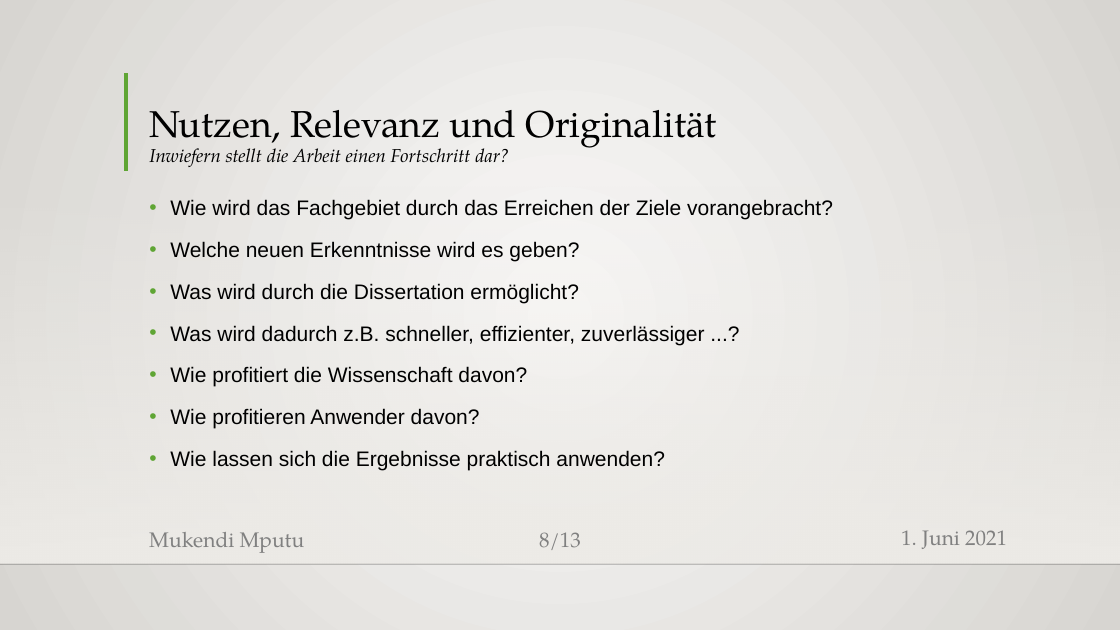
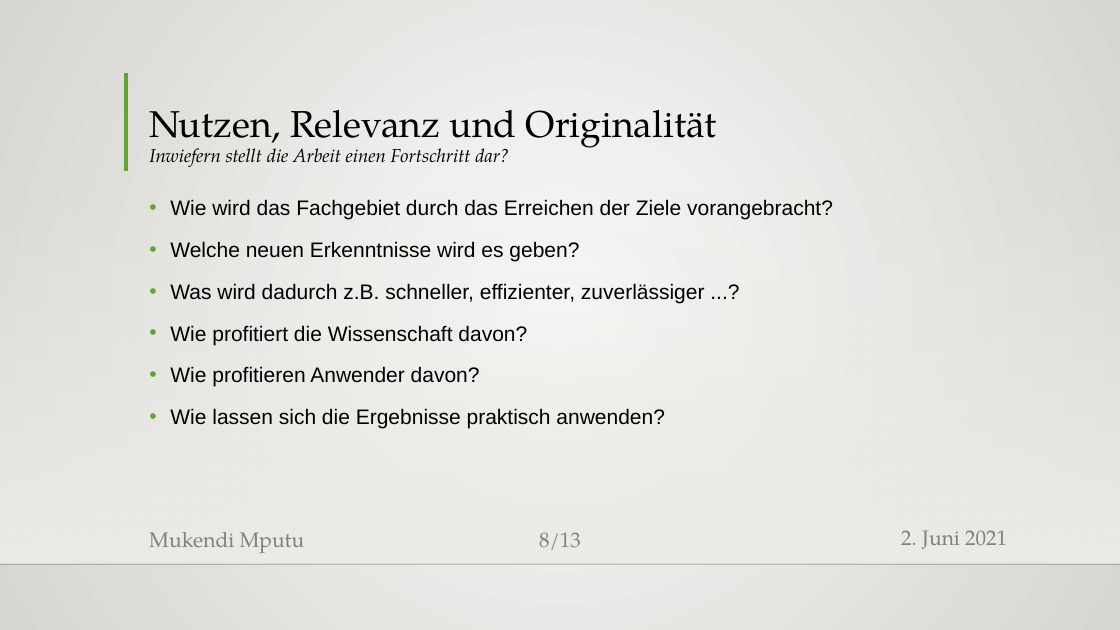
Before and after one commit to MukendiMputu/BachelorThesis, a slide deck: slide 8 of Proposalvortrag.pptx. Drawn at 1120x630 pixels with LibreOffice and Linux fonts; fonts in the diff are those of the drawing; background and template pictures are left out. Boxes give left, top, right and bottom in pixels: in the first picture for what was removed or moved away, otherwise in the second. Text is boxed around its words. In the diff, an @@ line names an element or a change of style, - is before the commit and + after.

```diff
--- a/Proposalvortrag.pptx
+++ b/Proposalvortrag.pptx
@@ text at <box>170,283,578,303</box>: paragraph removed @@
-• Was wird durch die Dissertation ermöglicht?
@@ text at <box>901,530,1007,549</box>: text changed @@
-1. Juni 2021
+2. Juni 2021
```
Also in this commit, not shown: 10 other slides changed, 1 slide added, 1 slide removed, 4 other files.
